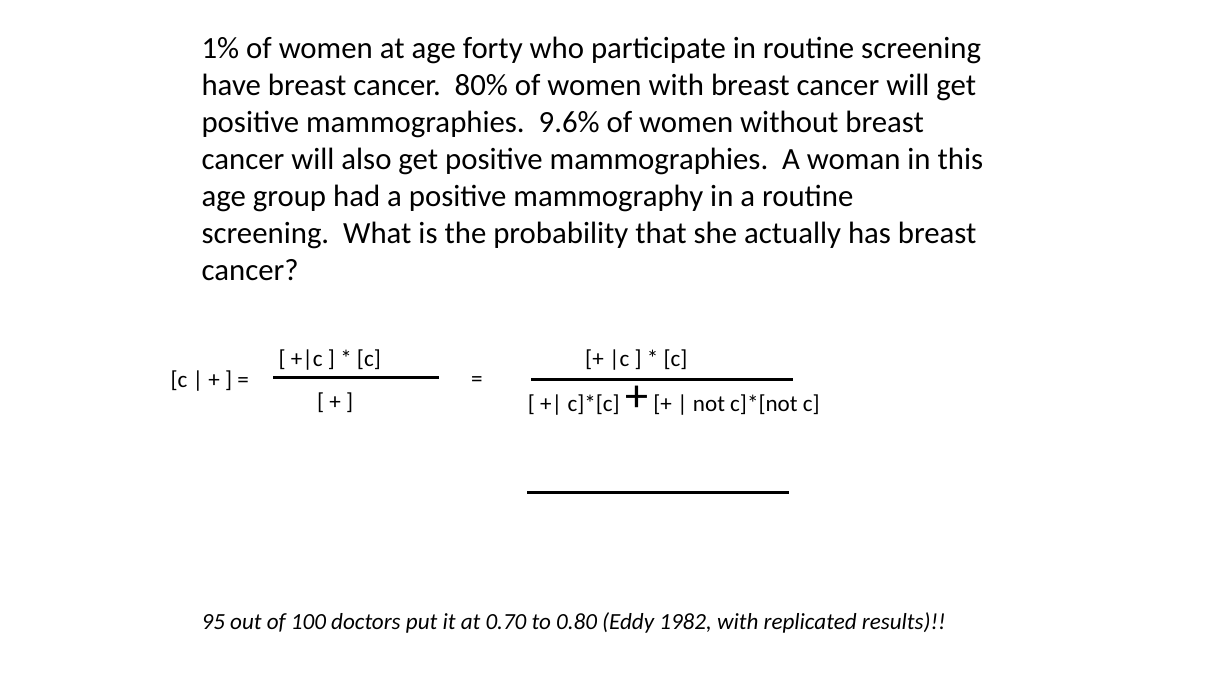
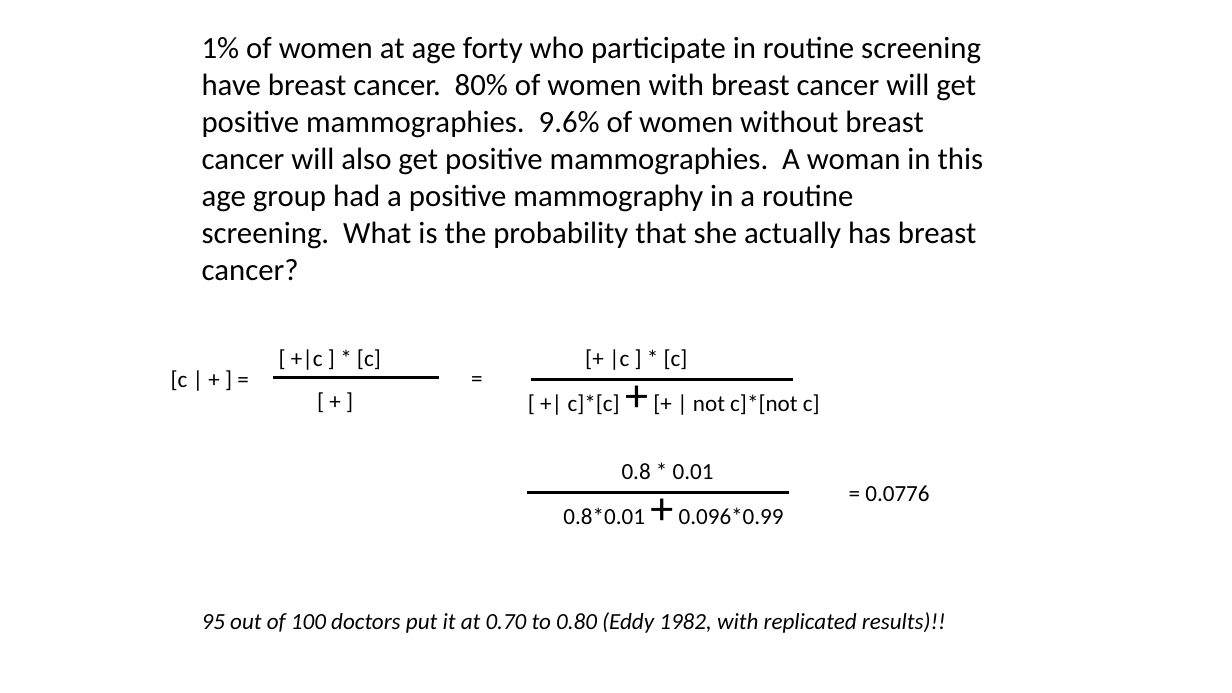
Before and after one commit to taaltree/FW536, a slide deck: slide 4 of Day4_Likelihood_BayesI/FW536_Day4_Afternoon_BayesI_nosoln_accessible.pptx. Drawn at 1232x693 pixels with LibreOffice and Linux fonts; fonts in the diff are those of the drawing. Boxes give left, top, right and bottom in pixels: in the first picture for what was removed or moved away, otherwise in the second. Text is boxed around its words. In the diff, an @@ line names an element or a change of style, - is before the commit and + after.

```diff
--- a/Day4_Likelihood_BayesI/FW536_Day4_Afternoon_BayesI_nosoln_accessible.pptx
+++ b/Day4_Likelihood_BayesI/FW536_Day4_Afternoon_BayesI_nosoln_accessible.pptx
@@ text added at [622,463,714,479], 18 pt, text #000000 @@
+0.8 * 0.01
@@ text added at [563,507,784,524], 18 pt, text #000000 @@
+0.8*0.01 + 0.096*0.99
@@ text added at [865,485,929,501], 18 pt, text #000000 @@
+= 0.0776
```
Also in this commit, not shown: 5 slides added, 8 other files.
